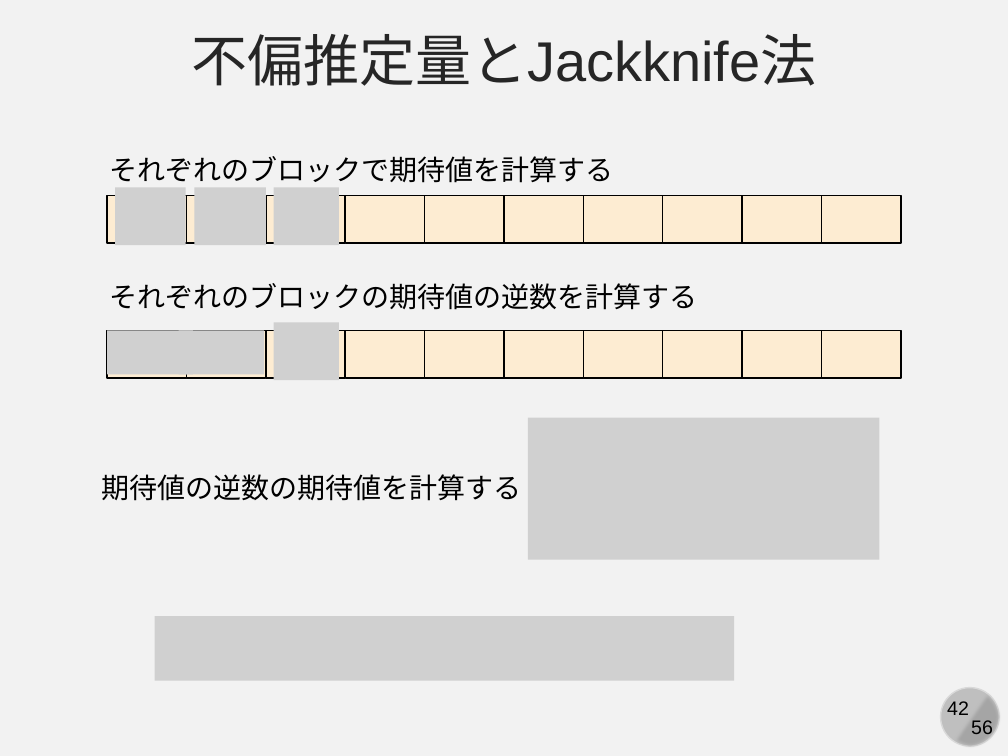
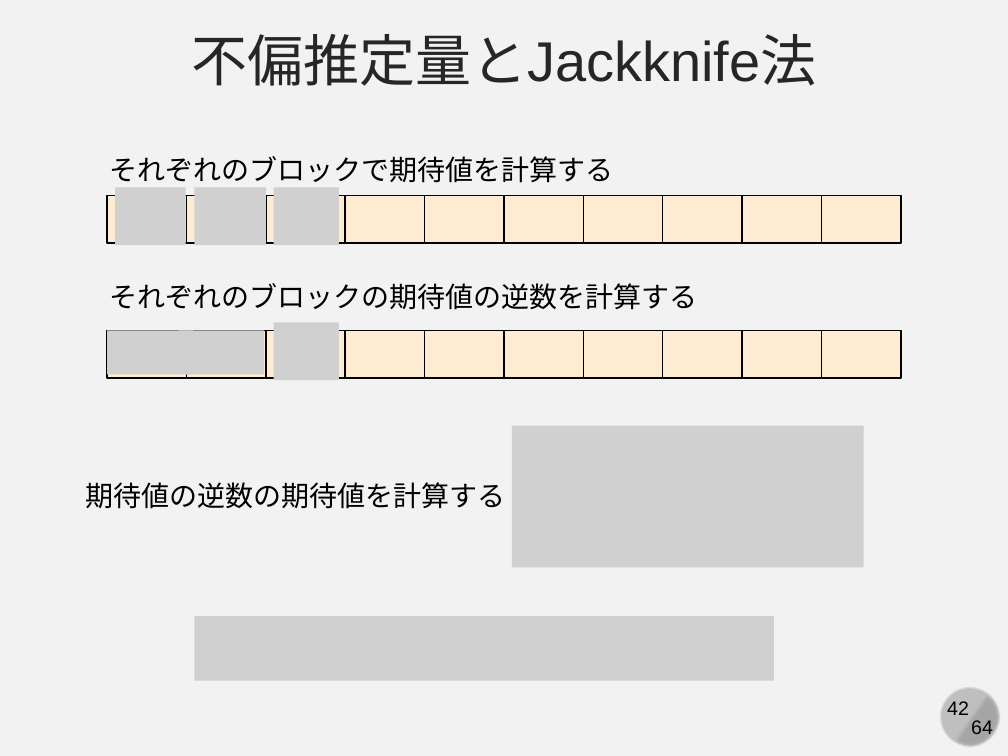
Before and after one commit to kaityo256/simulation_engineering, a slide deck: slide 42 of 03_mc_advanced/simulation03.pptx. Drawn at 1008x756 pixels with LibreOffice and Linux fonts; fonts in the diff are those of the drawing; grey boxes stand for pictures. Boxes give left, top, right and bottom in pixels: in the first picture for what was removed or moved away, otherwise in the second. Text is boxed around its words. In the diff, an @@ line names an element or a change of style, - is before the commit and + after.

```diff
--- a/03_mc_advanced/simulation03.pptx
+++ b/03_mc_advanced/simulation03.pptx
@@ picture: place and size @@
-picture at bbox=[528, 417, 880, 559]
+picture at bbox=[512, 425, 864, 568]
@@ text "期待値の逆数の期待値を計算する": place and size @@
-text "期待値の逆数の期待値を計算する" at bbox=[101, 474, 522, 501]
+text "期待値の逆数の期待値を計算する" at bbox=[85, 482, 506, 509]
@@ picture: place and size @@
-picture at bbox=[155, 616, 735, 680]
+picture at bbox=[195, 616, 774, 680]
@@ text at bbox=[971, 720, 993, 739]: text changed @@
-56
+64
```
Also in this commit, not shown: 44 other slides changed, 19 slides added, 4 other files.
